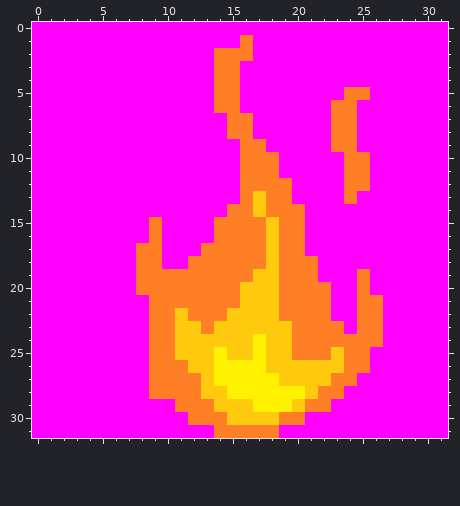
Pixel-art sprite, stored at Assets/BlockTextures/Fire/1.png. The first picture shows the starting point.
The file is 32x32 pixels.
And afterwards:
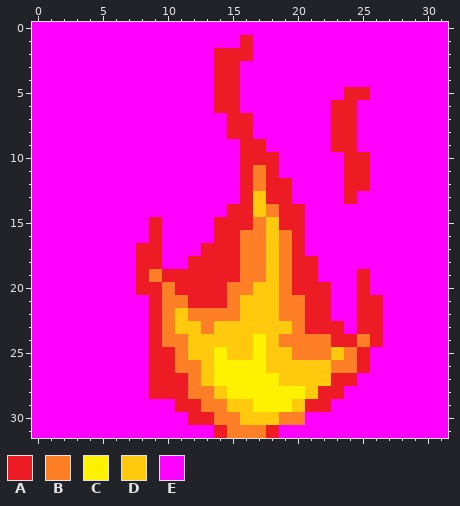
Palette (. is transparent): A #ed1c24  B #ff7f27  C #fff200  D #ffc90e  E #ff00ff
Difference:
@@ x 0..31 @@
  0 EEEEEEEEEEEEEEEEEEEEEEEEEEEEEEEE
- 1 EEEEEEEEEEEEEEEEBEEEEEEEEEEEEEEE
- 2 EEEEEEEEEEEEEEBBBEEEEEEEEEEEEEEE
- 3 EEEEEEEEEEEEEEBBEEEEEEEEEEEEEEEE
- 4 EEEEEEEEEEEEEEBBEEEEEEEEEEEEEEEE
- 5 EEEEEEEEEEEEEEBBEEEEEEEEBBEEEEEE
- 6 EEEEEEEEEEEEEEBBEEEEEEEBBEEEEEEE
- 7 EEEEEEEEEEEEEEEBBEEEEEEBBEEEEEEE
- 8 EEEEEEEEEEEEEEEBBEEEEEEBBEEEEEEE
- 9 EEEEEEEEEEEEEEEEBBEEEEEBBEEEEEEE
-10 EEEEEEEEEEEEEEEEBBBEEEEEBBEEEEEE
-11 EEEEEEEEEEEEEEEEBBBEEEEEBBEEEEEE
-12 EEEEEEEEEEEEEEEEBBBBEEEEBBEEEEEE
-13 EEEEEEEEEEEEEEEEBDBBEEEEBEEEEEEE
-14 EEEEEEEEEEEEEEEBBDBBBEEEEEEEEEEE
-15 EEEEEEEEEBEEEEBBBBDBBEEEEEEEEEEE
-16 EEEEEEEEEBEEEEBBBBDBBEEEEEEEEEEE
-17 EEEEEEEEBBEEEBBBBBDBBEEEEEEEEEEE
-18 EEEEEEEEBBEEBBBBBBDBBBEEEEEEEEEE
-19 EEEEEEEEBBBBBBBBBDDBBBEEEBEEEEEE
-20 EEEEEEEEBBBBBBBBDDDBBBBEEBEEEEEE
-21 EEEEEEEEEBBBBBBBDDDBBBBEEBBEEEEE
-22 EEEEEEEEEBBDBBBDDDDBBBBEEBBEEEEE
-23 EEEEEEEEEBBDDBDDDDDDBBBBEBBEEEEE
-24 EEEEEEEEEBBDDDDDDCDDBBBBBBBEEEEE
-25 EEEEEEEEEBBDDDCDDCDDBBBDBBEEEEEE
-26 EEEEEEEEEBBBDDCCCCDDDDDDBBEEEEEE
-27 EEEEEEEEEBBBBDCCCCCDDDDBBEEEEEEE
-28 EEEEEEEEEBBBBDDCCCCCCDBBEEEEEEEE
-29 EEEEEEEEEEEBBBDDDCCCDBBEEEEEEEEE
-30 EEEEEEEEEEEEBBBDDDDBBEEEEEEEEEEE
-31 EEEEEEEEEEEEEEBBBBBEEEEEEEEEEEEE
+ 1 EEEEEEEEEEEEEEEEAEEEEEEEEEEEEEEE
+ 2 EEEEEEEEEEEEEEAAAEEEEEEEEEEEEEEE
+ 3 EEEEEEEEEEEEEEAAEEEEEEEEEEEEEEEE
+ 4 EEEEEEEEEEEEEEAAEEEEEEEEEEEEEEEE
+ 5 EEEEEEEEEEEEEEAAEEEEEEEEAAEEEEEE
+ 6 EEEEEEEEEEEEEEAAEEEEEEEAAEEEEEEE
+ 7 EEEEEEEEEEEEEEEAAEEEEEEAAEEEEEEE
+ 8 EEEEEEEEEEEEEEEAAEEEEEEAAEEEEEEE
+ 9 EEEEEEEEEEEEEEEEAAEEEEEAAEEEEEEE
+10 EEEEEEEEEEEEEEEEAAAEEEEEAAEEEEEE
+11 EEEEEEEEEEEEEEEEABAEEEEEAAEEEEEE
+12 EEEEEEEEEEEEEEEEABAAEEEEAAEEEEEE
+13 EEEEEEEEEEEEEEEEADAAEEEEAEEEEEEE
+14 EEEEEEEEEEEEEEEAADBAAEEEEEEEEEEE
+15 EEEEEEEEEAEEEEAAABDAAEEEEEEEEEEE
+16 EEEEEEEEEAEEEEAABBDBAEEEEEEEEEEE
+17 EEEEEEEEAAEEEAAABBDBAEEEEEEEEEEE
+18 EEEEEEEEAAEEAAAABBDBAAEEEEEEEEEE
+19 EEEEEEEEABAAAAAABBDBAAEEEAEEEEEE
+20 EEEEEEEEAABAAAABBDDBAAAEEAEEEEEE
+21 EEEEEEEEEABBAAABDDDBBAAEEAAEEEEE
+22 EEEEEEEEEABDBBBBDDDBBAAEEAAEEEEE
+23 EEEEEEEEEABDDBDDDDDDBAAAEAAEEEEE
+24 EEEEEEEEEABBDDDDDCDBBBBAABAEEEEE
+25 EEEEEEEEEAABDDCDDCDDBBBDBAEEEEEE
+26 EEEEEEEEEAABBDCCCCDDDDDBBAEEEEEE
+27 EEEEEEEEEAAABDCCCCCDDDDAAEEEEEEE
+28 EEEEEEEEEAAABBDCCCCCCDAAEEEEEEEE
+29 EEEEEEEEEEEAABBDDCCCDAAEEEEEEEEE
+30 EEEEEEEEEEEEAABBDDDBBEEEEEEEEEEE
+31 EEEEEEEEEEEEEEABBBAEEEEEEEEEEEEE
Pixel boxes of the changes (left, top, right, bottom) in both pictures:
changed: (136, 35, 383, 438)
